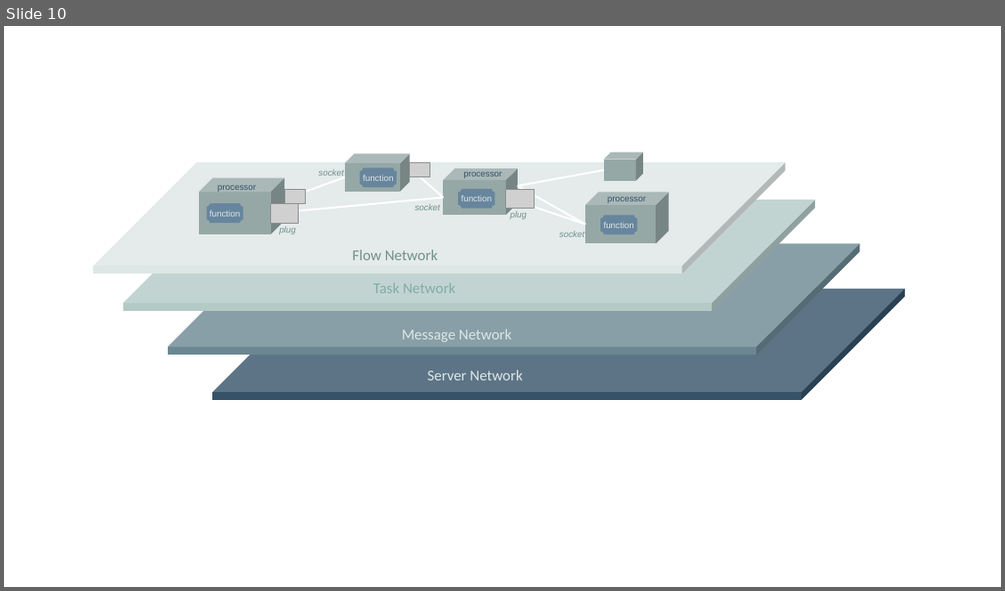
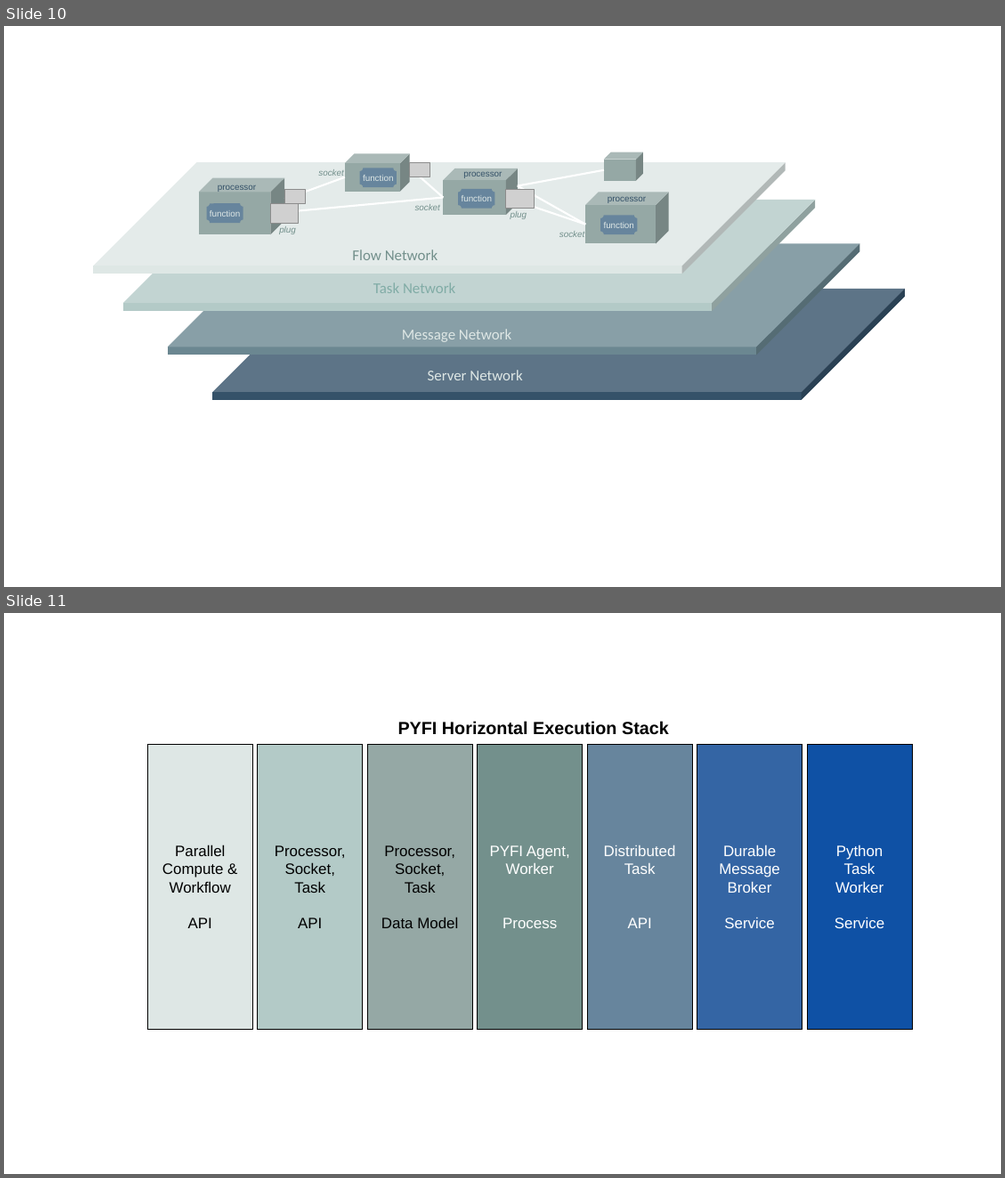
Before and after one commit to radiantone/pyfi-private, a slide deck: docs/architecture.odp. Shown one above the other, each under a label of ours: slide 10 before the commit, slides 10 and 11 after it. The pictures are 1005x591 and 1005x1178 pixels, drawn with LibreOffice and Linux fonts; fonts in the diff are those of the drawing; grey boxes stand for pictures; background and template pictures are left out. Boxes give left, top, right and bottom in pixels: in the first picture for what was removed or moved away, otherwise in the second. Text is boxed around its words. In the diff, an @@ line names an element or a change of style, - is before the commit and + after.

```diff
--- a/docs/architecture.odp
+++ b/docs/architecture.odp
@@ slide 11 added at (4,613,1001,1174), background #FFFFFF @@
@@ rectangle added at (148,744,252,1030), fill #DEE7E5, outline #000000 0 pt, 12 pt, text #000000 @@
+Parallel
+Compute &
+Workflow
+API
@@ rectangle added at (258,744,362,1030), fill #B3CAC7, outline #000000 0 pt, 12 pt, text #000000 @@
+Processor,
+Socket,
+Task
+API
@@ rectangle added at (368,744,472,1030), fill #95A8A5, outline #000000 0 pt, 12 pt, text #000000 @@
+Processor,
+Socket,
+Task
+Data Model
@@ text added at (398,721,669,735), 14 pt, text #000000, bold @@
+PYFI Horizontal Execution Stack
@@ rectangle added at (477,744,582,1030), fill #73908C, outline #000000 0 pt, 12 pt, text #FFFFFF @@
+PYFI Agent,
+Worker
+Process
@@ rectangle added at (588,744,692,1030), fill #67859D, outline #000000 0 pt, 12 pt, text #FFFFFF @@
+Distributed
+Task
+API
@@ rectangle added at (697,744,801,1030), fill #3465A4, outline #000000 0 pt, 12 pt, text #FFFFFF @@
+Durable
+Message
+Broker
+Service
@@ rectangle added at (808,744,912,1030), fill #0F51A5, outline #000000 0 pt, 12 pt, text #FFFFFF @@
+Python
+Task
+Worker
+Service
```
Also in this commit, not shown: 12 other files.
